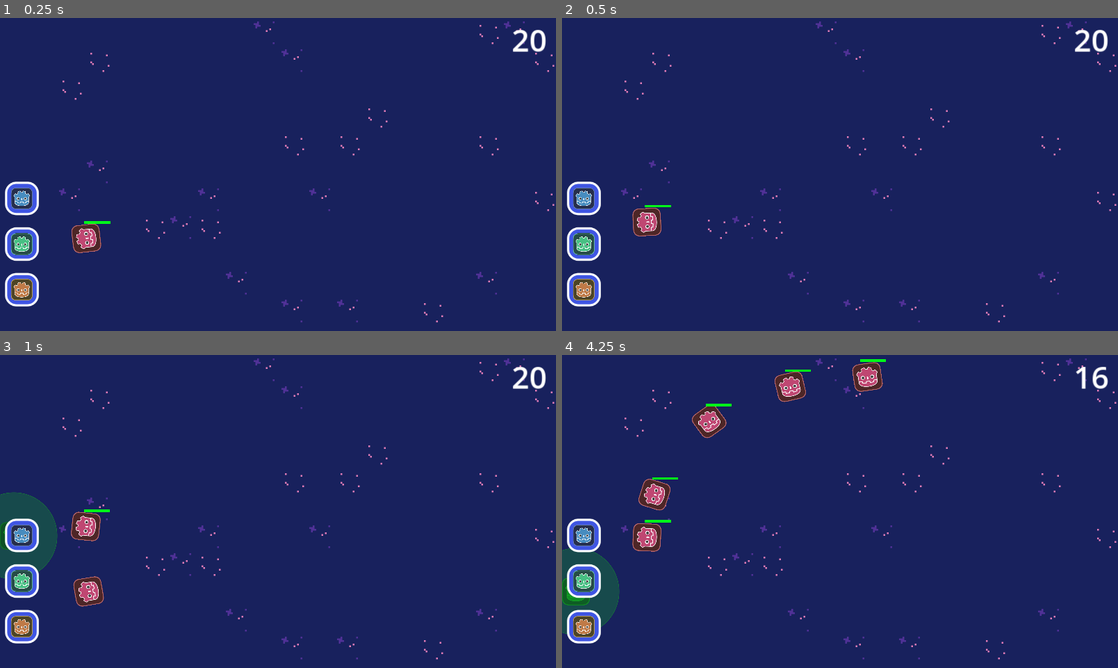
Above: before the commit, frames 1-4 (two rows, left to right).
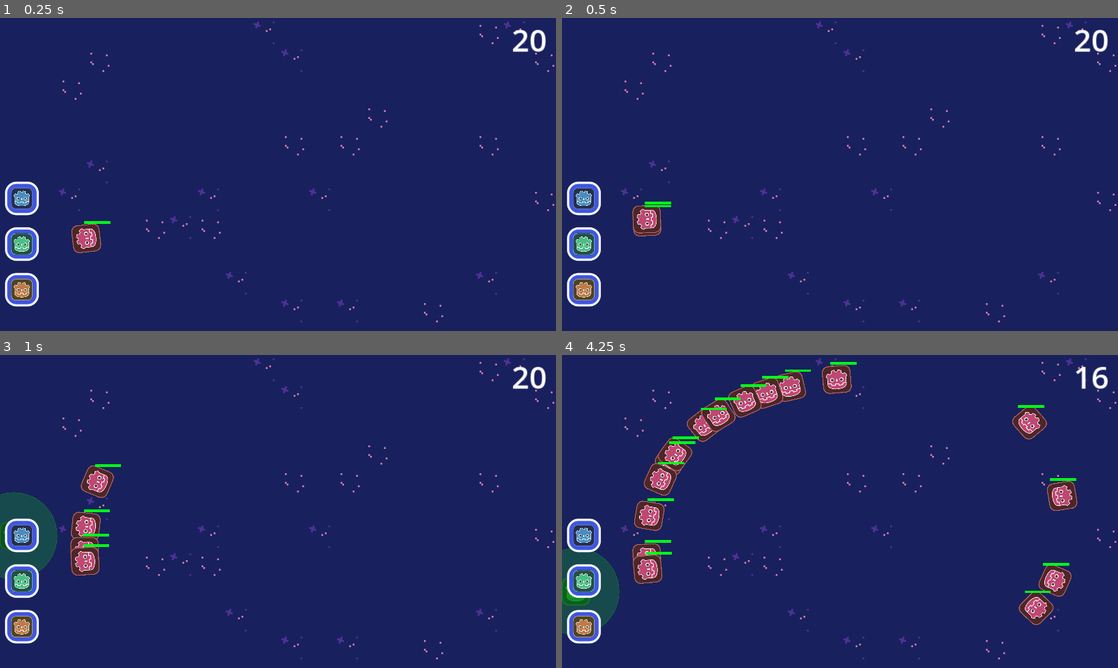
Above: after the commit, the same moments.

Repository: Galitie/20-sec-game-jam
Game: Godot game, scene res://Main.tscn
Two runs of this game, one before a commit and one after it. Both use one fixed random seed, a clock stepped at 60 frames per second and the inputs below.
Inputs (mouse positions are in pixels of both pictures, inside the frame that each line leads up to):
- Up to frame 1 (0.25 s): no input
- Up to frame 2 (0.5 s): no input
- Up to frame 3 (1 s): click (22, 536) at 0.5 s
- Up to frame 4 (4.25 s): click (584, 580) at 1.25 s; click (584, 627) at 2 s; click (584, 536) at 2.75 s; click (584, 580) at 3.5 s

Frame 1 is identical in both runs. In frame 2, 0.2% of the frame differs, in the area x 12-20%, y 58-69%; in frame 3, 1.6%; in frame 4, 6.6%, in the area x 12-93%, y 1-87%.

Commit message:
made enemies spawn faster and more of them

Diff:
--- a/Globals.gd
+++ b/Globals.gd
@@ -1,29 +1,45 @@
 extends Node
 
 # Change the rate enemies appear
-var sec_between_enemies = 1
+var sec_between_enemies = .25
 
 # enemies and towers are objects, add an object to the arrays below to add more
 # enemies have a default health of 3 and a default speed of 150
 # they will spawn in order from the start of the array to the end
 # currently they just keep looping when they reach the end of the path
 var enemy_data = [
-	{"hp": 3, "speed": 150},
-	{"hp": 3, "speed": 250},
-	{"hp": 3, "speed": 100},
-	{"hp": 3, "speed": 350},
-	{"hp": 3, "speed": 500},
-	{"hp": 3, "speed": 100},
-	{"hp": 3, "speed": 100},
-	{"hp": 3, "speed": 700},
-	{"hp": 3, "speed": 200},
-	{"hp": 3, "speed": 250},
-	{"hp": 3, "speed": 100},
-	{"hp": 3, "speed": 150},
-	{"hp": 3, "speed": 350},
-	{"hp": 3, "speed": 100},
-	{"hp": 3, "speed": 100},
-	{"hp": 3, "speed": 700},
+	{"hp": 2, "speed": 150},
+	{"hp": 2, "speed": 350},
+	{"hp": 2, "speed": 200},
+	{"hp": 2, "speed": 350},
+	{"hp": 2, "speed": 500},
+	{"hp": 2, "speed": 200},
+	{"hp": 2, "speed": 200},
+	{"hp": 2, "speed": 700},
+	{"hp": 2, "speed": 200},
+	{"hp": 2, "speed": 250},
+	{"hp": 2, "speed": 200},
+	{"hp": 2, "speed": 250},
+	{"hp": 2, "speed": 250},
+	{"hp": 2, "speed": 100},
+	{"hp": 2, "speed": 100},
+	{"hp": 2, "speed": 700},
+	{"hp": 2, "speed": 150},
+	{"hp": 2, "speed": 250},
+	{"hp": 2, "speed": 600},
+	{"hp": 2, "speed": 350},
+	{"hp": 2, "speed": 500},
+	{"hp": 2, "speed": 400},
+	{"hp": 2, "speed": 100},
+	{"hp": 2, "speed": 600},
+	{"hp": 2, "speed": 200},
+	{"hp": 2, "speed": 650},
+	{"hp": 2, "speed": 100},
+	{"hp": 2, "speed": 550},
+	{"hp": 2, "speed": 350},
+	{"hp": 2, "speed": 500},
+	{"hp": 2, "speed": 100},
+	{"hp": 2, "speed": 700},
 ]
 
 # only 3 towers available for prototype, don't add more but feel free to change the values
